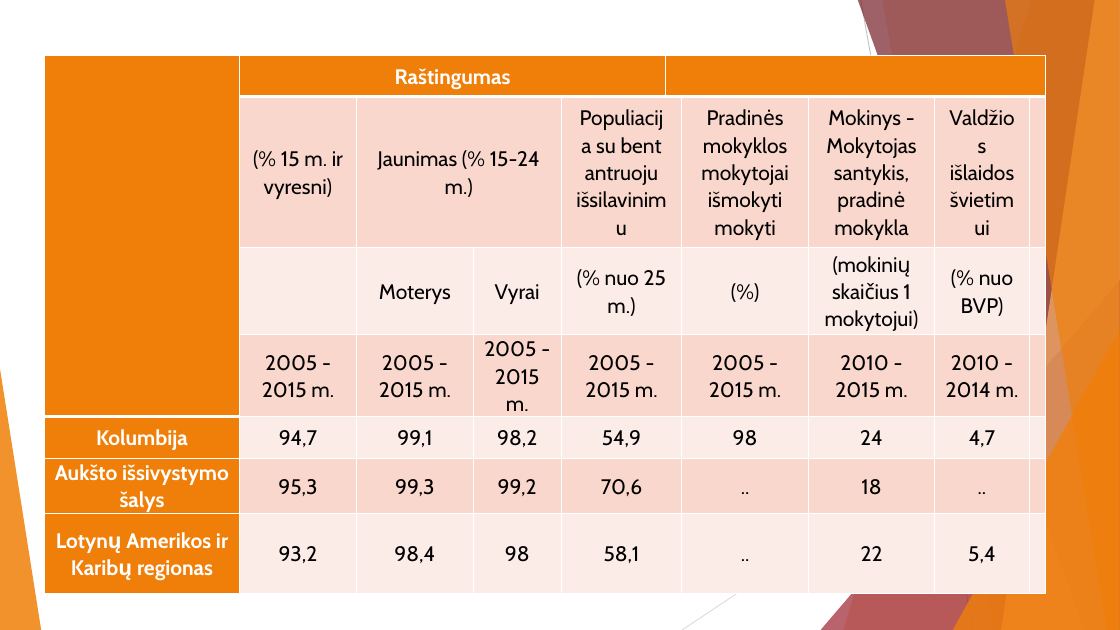
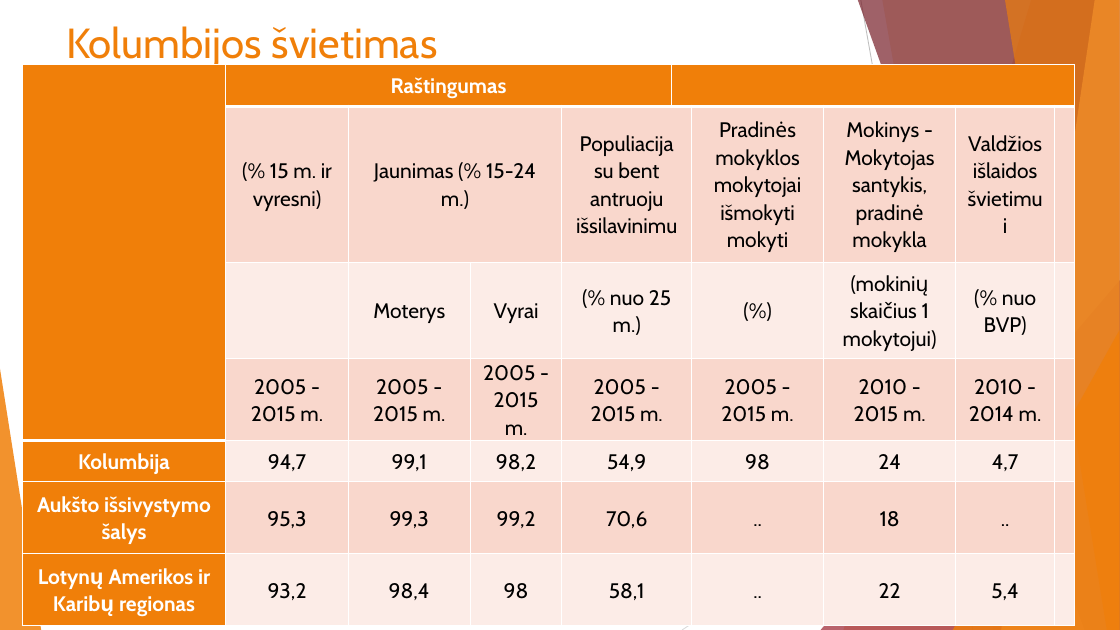
Before and after one commit to ZilvinasAbr/SocialinesRaidosProjektas, a slide deck: slide 15 of raida_final.pptx (slide 16 before the commit). Drawn at 1120x630 pixels with LibreOffice and Linux fonts; fonts in the diff are those of the drawing. Boxes give left, top, right and bottom in pixels: in the first picture for what was removed or moved away, otherwise in the second. Text is boxed around its words. In the diff, an @@ line names an element or a change of style, - is before the commit and + after.

```diff
--- a/raida_final.pptx
+++ b/raida_final.pptx
@@ title added at <box>66,26,438,68</box>, 36 pt, text #F07F09 @@
+Kolumbijos švietimas
@@ table: place and size @@
-table at <box>45,55,1046,585</box>
+table at <box>22,65,1074,623</box>
```
Also in this commit, not shown: 1 slide removed.
